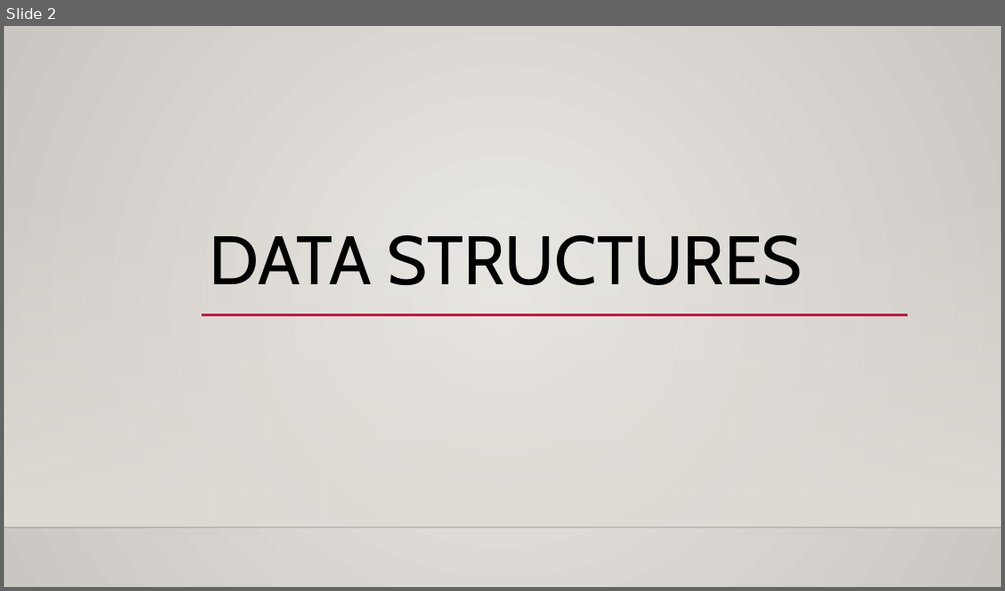
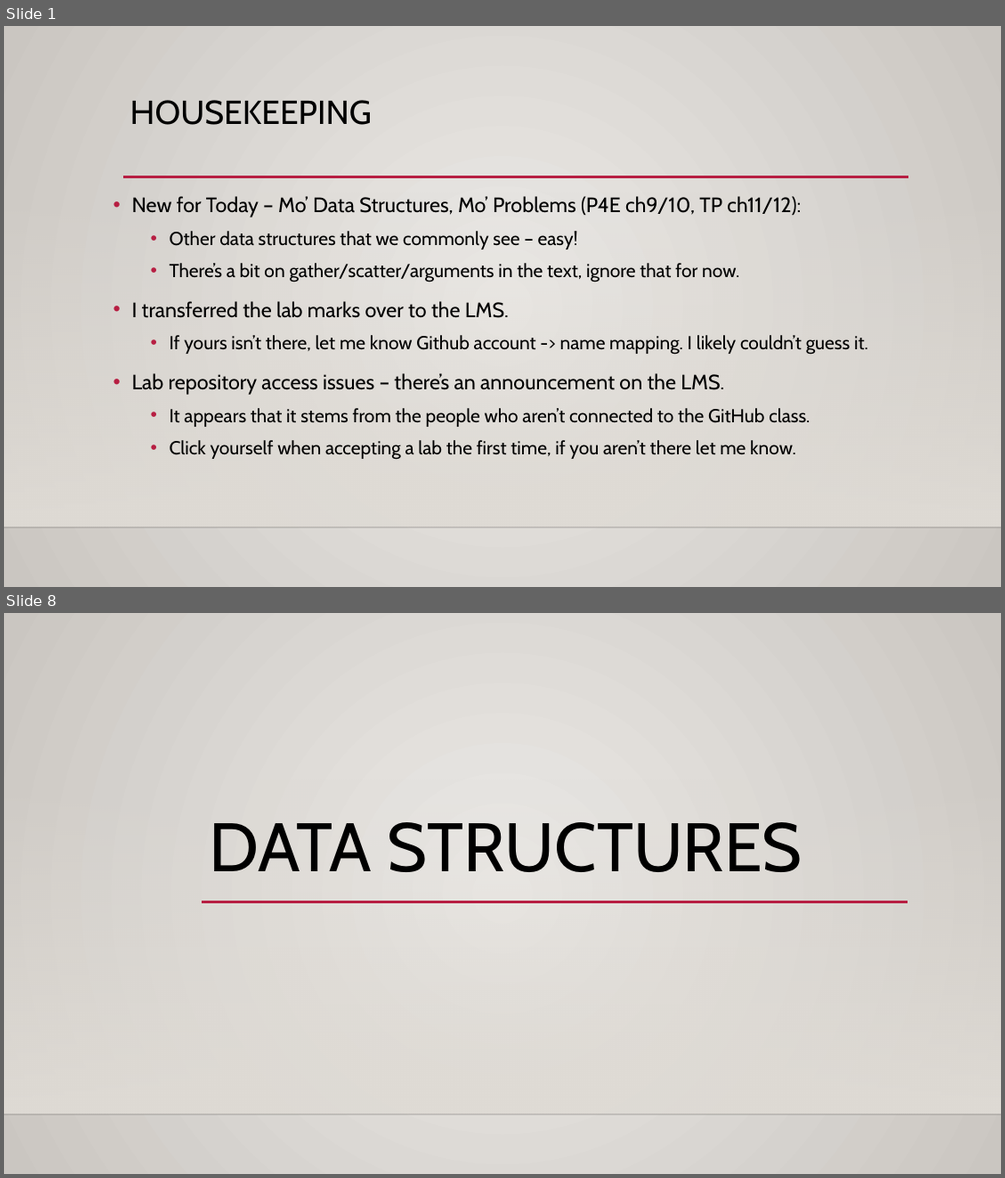
Before and after one commit to AkeemSemperDataScience/Programming_Basics_for_Machine_Learning_Students, a slide deck: reference_material/slides/007_other_data_structures.pptx. Shown one above the other, each under a label of ours: slide 2 before the commit, slides 1 and 8 after it; the slides between them are not shown. The pictures are 1005x591 and 1005x1178 pixels, drawn with LibreOffice and Linux fonts; fonts in the diff are those of the drawing; background and template pictures are left out. Boxes give left, top, right and bottom in pixels: in the first picture for what was removed or moved away, otherwise in the second. Text is boxed around its words. In the diff, an @@ line names an element or a change of style, - is before the commit and + after.

```diff
--- a/reference_material/slides/007_other_data_structures.pptx
+++ b/reference_material/slides/007_other_data_structures.pptx
@@ slide 1 added at [4,26,1001,587], background gradient #ECEAE7 to #CAC7C1; not listed: 2 template elements that a slide beside it also shows @@
@@ title added at [130,100,372,125], 32 pt, text #000000 @@
+HOUSEKEEPING
@@ line added from (123, 177) to (909, 177), #B71E42 2.5 pt @@
@@ text added at [132,196,868,459], 18 pt, text #000000 @@
+• New for Today – Mo’ Data Structures, Mo’ Problems (P4E ch9/10, TP ch11/12):
+  • Other data structures that we commonly see – easy!
+  • There’s a bit on gather/scatter/arguments in the text, ignore that for now.
+• I transferred the lab marks over to the LMS.
+  • If yours isn’t there, let me know Github account -> name mapping. I likely couldn’t guess it.
+• Lab repository access issues – there’s an announcement on the LMS.
+  • It appears that it stems from the people who aren’t connected to the GitHub class.
+  • Click yourself when accepting a lab the first time, if you aren’t there let me know.
@@ what was slide 2 is now slide 8 @@
```
Also in this commit, not shown: 8 slides changed, 12 other slides added, 1 slide removed, 5 other files.
